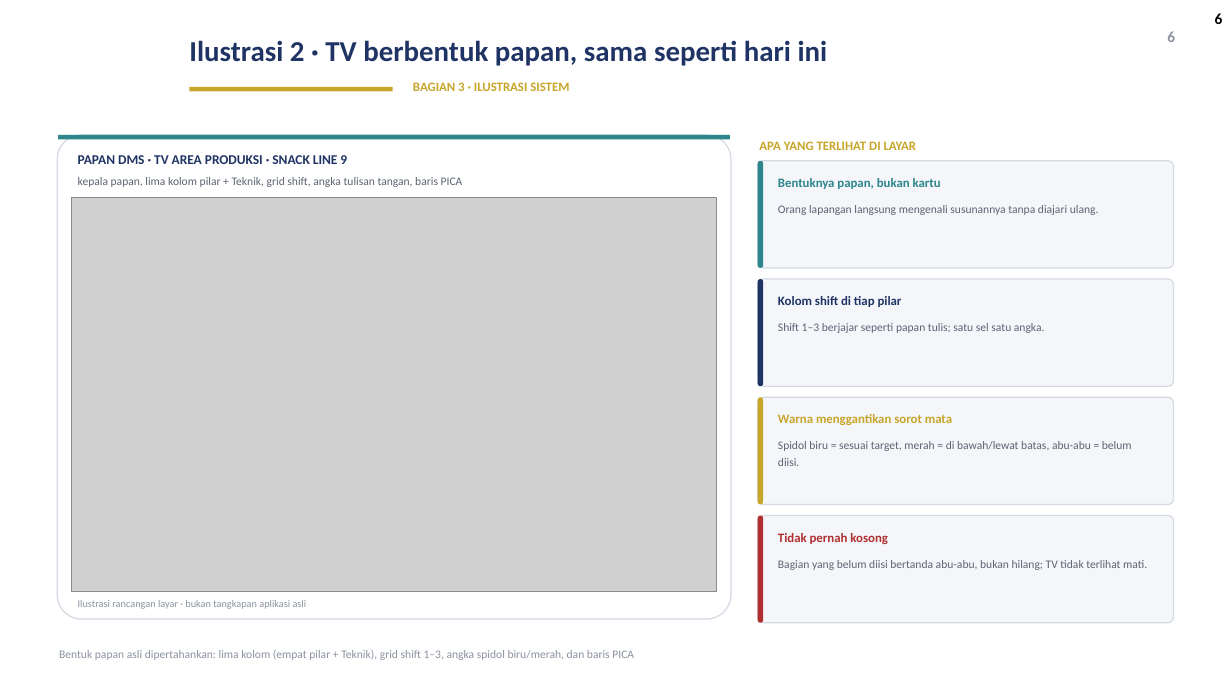
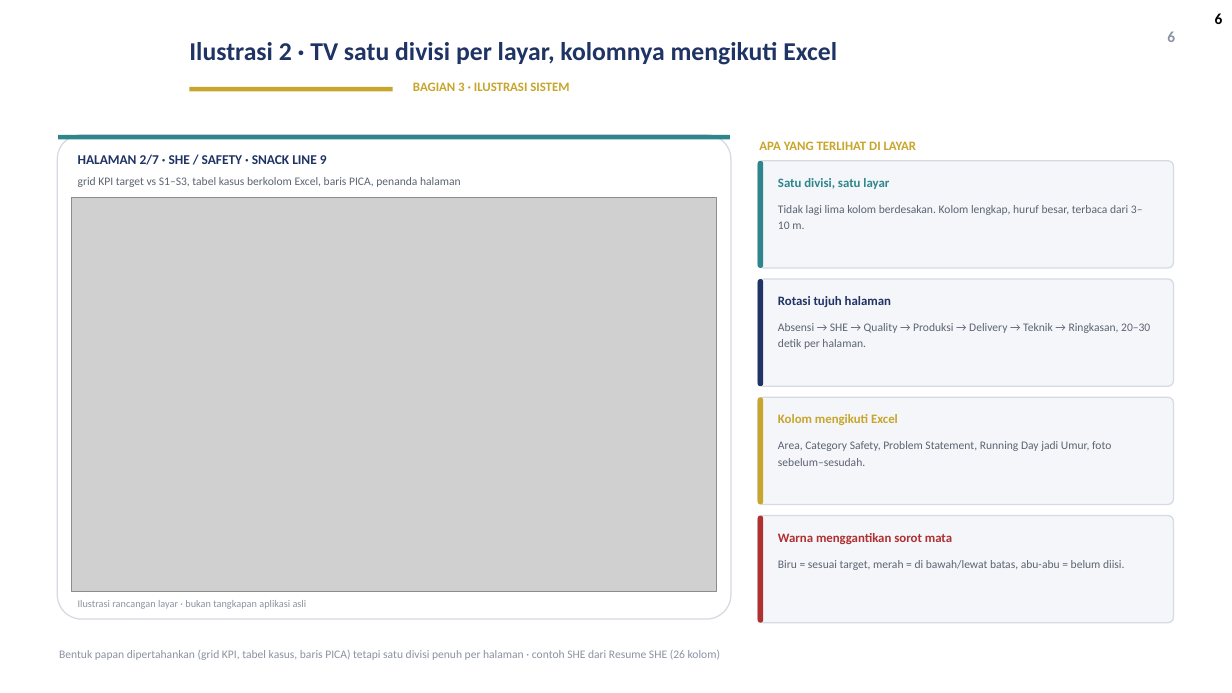
Before and after one commit to GalaxyDust/DailyMonitoringSystem_App, a slide deck: slide 6 of docs/laporan/DMS_Digitalisasi_v1.pptx. Drawn at 1232x693 pixels with LibreOffice and Linux fonts; fonts in the diff are those of the drawing; grey boxes stand for pictures; background and template pictures are left out. Boxes give left, top, right and bottom in pixels: in the first picture for what was removed or moved away, otherwise in the second. Text is boxed around its words. In the diff, an @@ line names an element or a change of style, - is before the commit and + after.

```diff
--- a/docs/laporan/DMS_Digitalisasi_v1.pptx
+++ b/docs/laporan/DMS_Digitalisasi_v1.pptx
@@ title at [189, 42, 837, 65]: text changed; size 22.5 to 20 pt @@
-Ilustrasi 2 · TV berbentuk papan, sama seperti hari ini
+Ilustrasi 2 · TV satu divisi per layar, kolomnya mengikuti Excel
@@ text at [78, 154, 327, 165]: text changed @@
-PAPAN DMS · TV AREA PRODUKSI · SNACK LINE 9
+HALAMAN 2/7 · SHE / SAFETY · SNACK LINE 9
@@ text at [78, 177, 461, 187]: text changed @@
-kepala papan, lima kolom pilar + Teknik, grid shift, angka tulisan tangan, baris PICA
+grid KPI target vs S1–S3, tabel kasus berkolom Excel, baris PICA, penanda halaman
@@ text at [778, 178, 889, 189]: text changed @@
-Bentuknya papan, bukan kartu
+Satu divisi, satu layar
@@ text at [778, 205, 1143, 229]: text changed @@
-Orang lapangan langsung mengenali susunannya tanpa diajari ulang.
+Tidak lagi lima kolom berdesakan. Kolom lengkap, huruf besar, terbaca dari 3–10 m.
@@ text at [778, 296, 891, 307]: text changed @@
-Kolom shift di tiap pilar
+Rotasi tujuh halaman
@@ text at [778, 323, 1150, 349]: text changed @@
-Shift 1–3 berjajar seperti papan tulis; satu sel satu angka.
+Absensi → SHE → Quality → Produksi → Delivery → Teknik → Ringkasan, 20–30 detik per halaman.
@@ text at [778, 414, 898, 425]: text changed @@
-Warna menggantikan sorot mata
+Kolom mengikuti Excel
@@ text at [778, 441, 1111, 466]: text changed @@
-Spidol biru = sesuai target, merah = di bawah/lewat batas, abu-abu = belum diisi.
+Area, Category Safety, Problem Statement, Running Day jadi Umur, foto sebelum–sesudah.
@@ text at [778, 533, 952, 544]: text changed @@
-Tidak pernah kosong
+Warna menggantikan sorot mata
@@ text at [778, 560, 1124, 570]: text changed @@
-Bagian yang belum diisi bertanda abu-abu, bukan hilang; TV tidak terlihat mati.
+Biru = sesuai target, merah = di bawah/lewat batas, abu-abu = belum diisi.
@@ text at [59, 650, 720, 660]: text changed @@
-Bentuk papan asli dipertahankan: lima kolom (empat pilar + Teknik), grid shift 1–3, angka spidol biru/merah, dan baris PICA
+Bentuk papan dipertahankan (grid KPI, tabel kasus, baris PICA) tetapi satu divisi penuh per halaman · contoh SHE dari Resume SHE (26 kolom)
```
Also in this commit, not shown: 2 other slides changed, 3 slides added, 17 other files.
